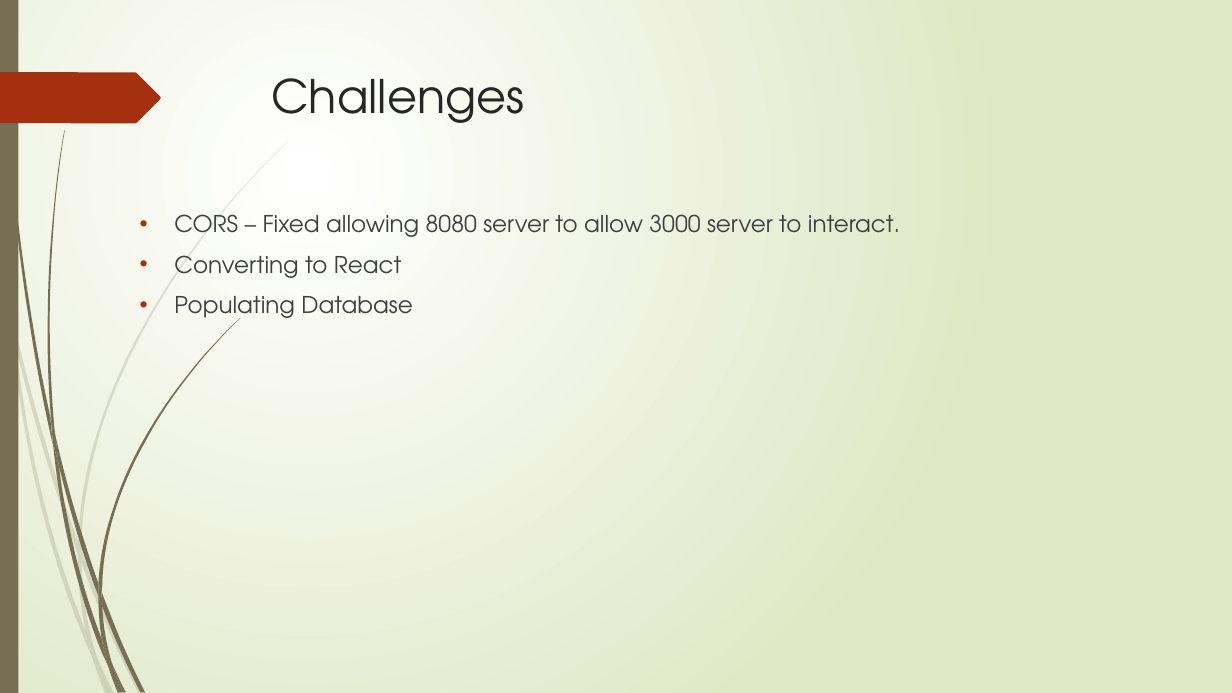
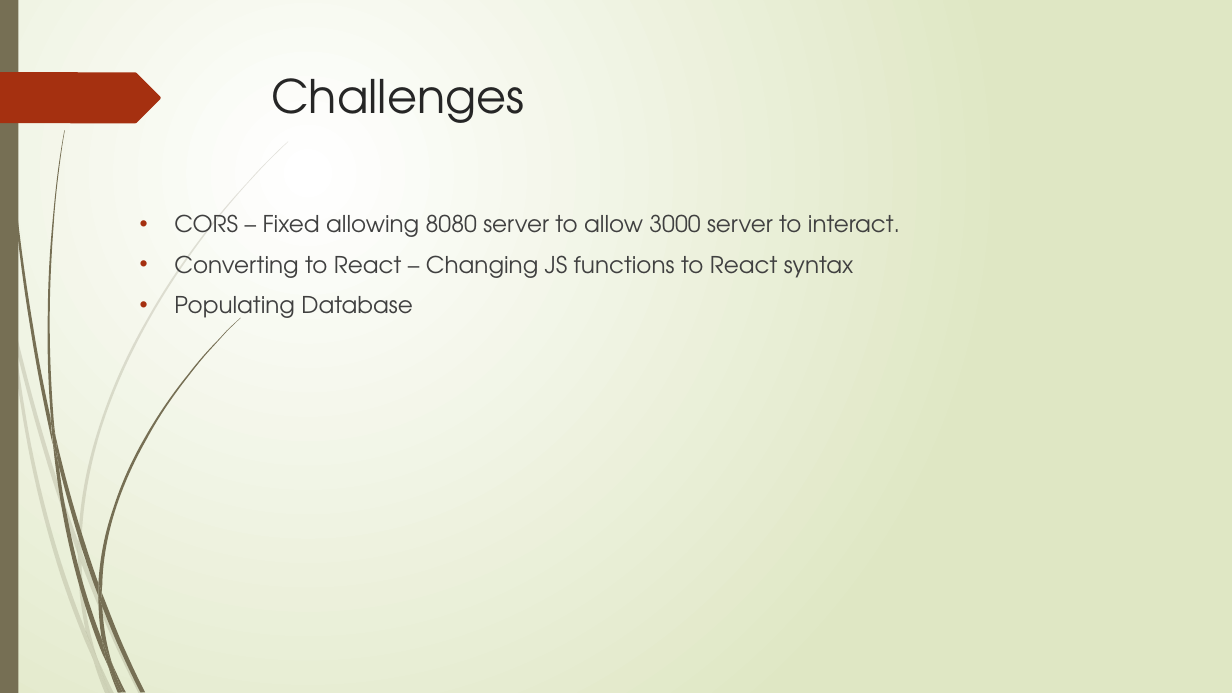
Before and after one commit to RM147/StoryGen, a slide deck: slide 11 of Project Presentation.pptx (slide 10 before the commit). Drawn at 1232x693 pixels with LibreOffice and Linux fonts; fonts in the diff are those of the drawing. Boxes give left, top, right and bottom in pixels: in the first picture for what was removed or moved away, otherwise in the second. Text is boxed around its words. In the diff, an @@ line names an element or a change of style, - is before the commit and + after.

```diff
--- a/Project Presentation.pptx
+++ b/Project Presentation.pptx
@@ text at (174, 255, 853, 278): text changed @@
-• Converting to React
+• Converting to React – Changing JS functions to React syntax
```
Also in this commit, not shown: 5 other slides changed, 1 slide added, 4 other files.
